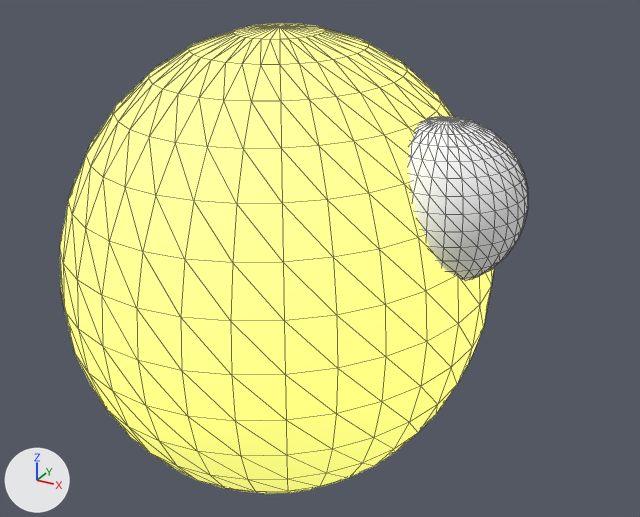
The glTF model asset_generation/python/animated_exports/acid_spitter_animated_00.glb, before and after one commit.
One viewpoint serves both versions: a 50 mm lens placed at (1.82, -2.98, 2.03), pointed at (0.15, 0.04, 0.52). Every picture has the same lights, and +X, +Y and +Z are marked at lower left. The older version comes first. Mesh edges are drawn as thin lines. Vertices at exactly the same position are counted once.
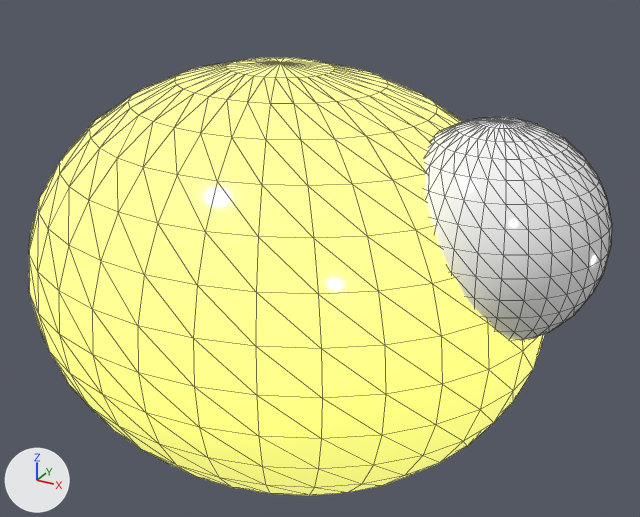
Pixel boxes (x1, y1, x2, y2) of what changed, in the pictures (640 x 517 px; the box of a moved part takes in the faces that stretch with it):
'Sphere', reshaped (25% wider, 7% shorter): before (60, 24, 528, 494); after (29, 58, 612, 495)
part 1 of me_sphere, moved or reshaped: before (60, 24, 494, 494); after (29, 58, 545, 495)
part 2 of me_sphere, moved or reshaped: before (409, 116, 528, 280); after (425, 117, 612, 341)

The change in detail:
In material 'acid_yellow' (mat_acid_yellow), roughness goes from 0.7 to 0.12.
me_sphere is used by ob_sphere; location (0.0, 0.0, 0.0).
me_sphere had 988 vertices, 1960 faces and spanned x -0.88..1.02, y -0.97..0.97, z -0.49..1.47.
me_sphere now has 988 vertices, 1960 faces and spans x -1.13..1.33, y -0.97..0.97, z -0.44..1.33.
me_sphere part 1: the loose piece of 482 vertices spanning x -0.88..0.88, y -0.97..0.97, z -0.49..1.47 is scaled about the mesh origin by (1.29, 1, 0.905).
me_sphere part 2: the loose piece of 482 vertices spanning x 0.39..1.02, y -0.31..0.31, z 0.57..1.2 is scaled about its middle by 1.34, then moved by (0.2, 0.0, -0.08).
Other edits to the shape of me_sphere do not show in these pictures.
